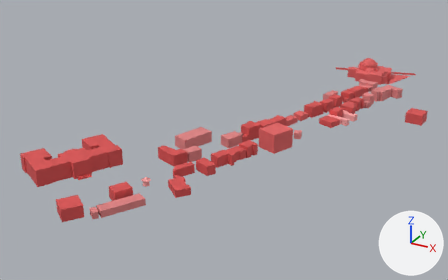
A saved change to the glTF model public/models/model.glb.
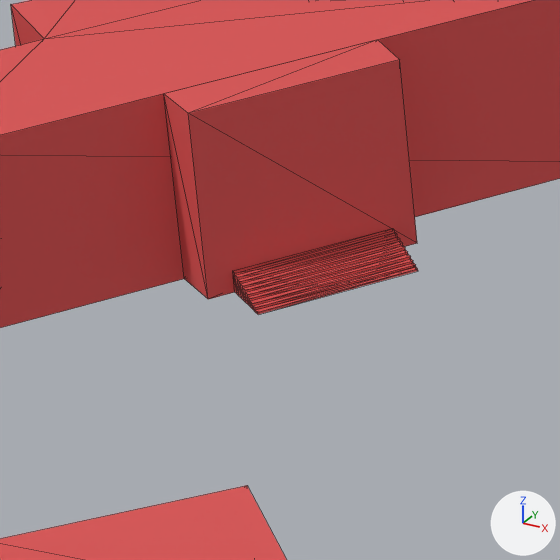
The first picture shows the older version from a 50 mm lens placed at (168.0, -458.0, 195.0), pointed at (-57.0, -48.0, -9.0). The close-ups show the older and then the newer version on the part from 13% to 23% of the width and 55% to 72% of the height of that picture. Only the edits that show in the close-ups are written down. The lights are fixed; the arrows at lower right show +X, +Y and +Z. The close-ups show mesh edges as thin lines. Where no turn or scale is listed for an object, it has been applied to the vertices. Vertices at exactly the same position are counted once.

Objects in the first close-up: 'D1.001', 'Nomarxia'.
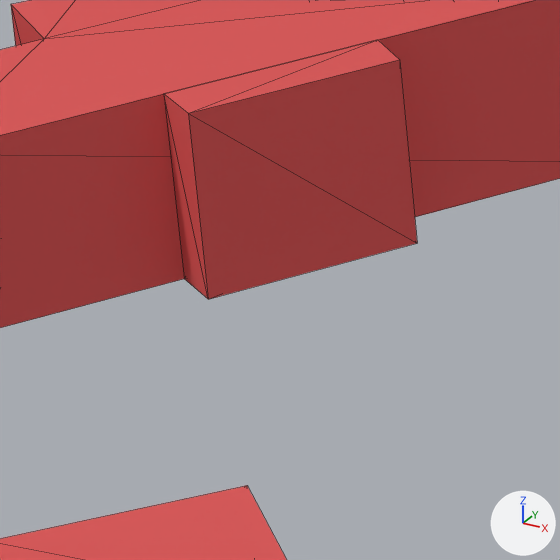
What differs and where, as boxes (x1, y1, x2, y2) in the close-ups (560 x 560 px):
part 1 of me_nomarxia, deleted (red)
    before: (233, 228, 418, 314)

What the commit changed:
me_nomarxia is used by ob_nomarxia; location (-99.66, -169.47, 0.0).
me_nomarxia had 152 vertices, 256 faces and spanned x -47.0..10.5, y -25.9..44.3, z 0.0..12.0.
me_nomarxia now has 72 vertices, 136 faces and spans x -47.0..10.5, y -25.9..44.3, z 0.0..12.0.
me_nomarxia part 1: 10 loose pieces with 80 vertices, spanning x -3.6..3.9, y -5.3..5.1, z 0.0..1.4, are deleted.
